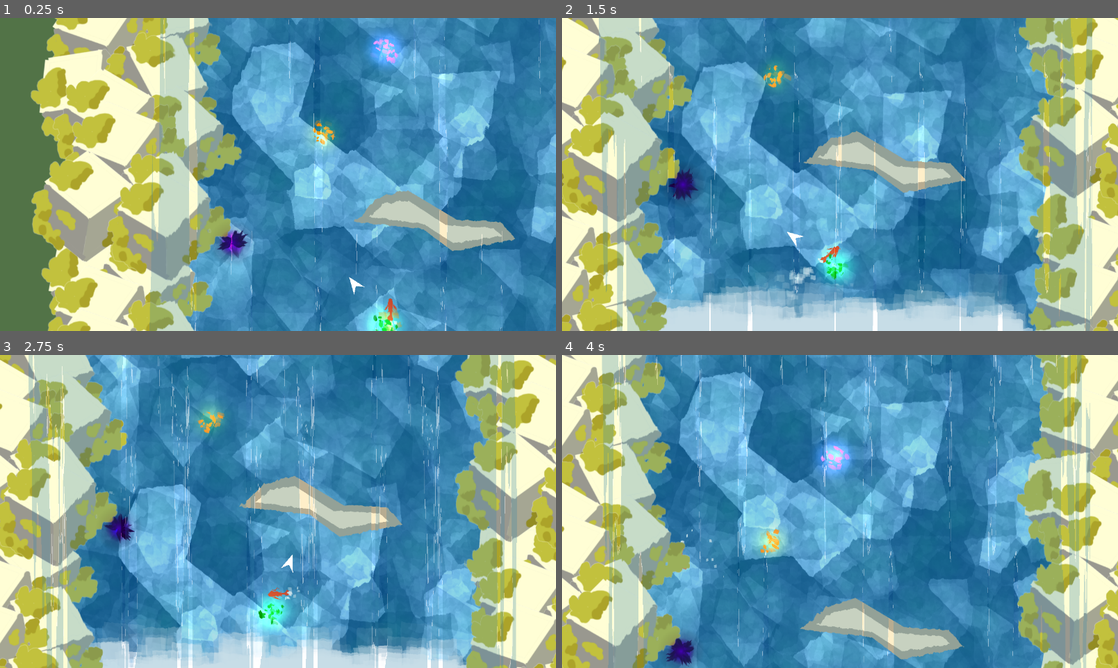
Above: before the commit, frames 1-4 (two rows, left to right).
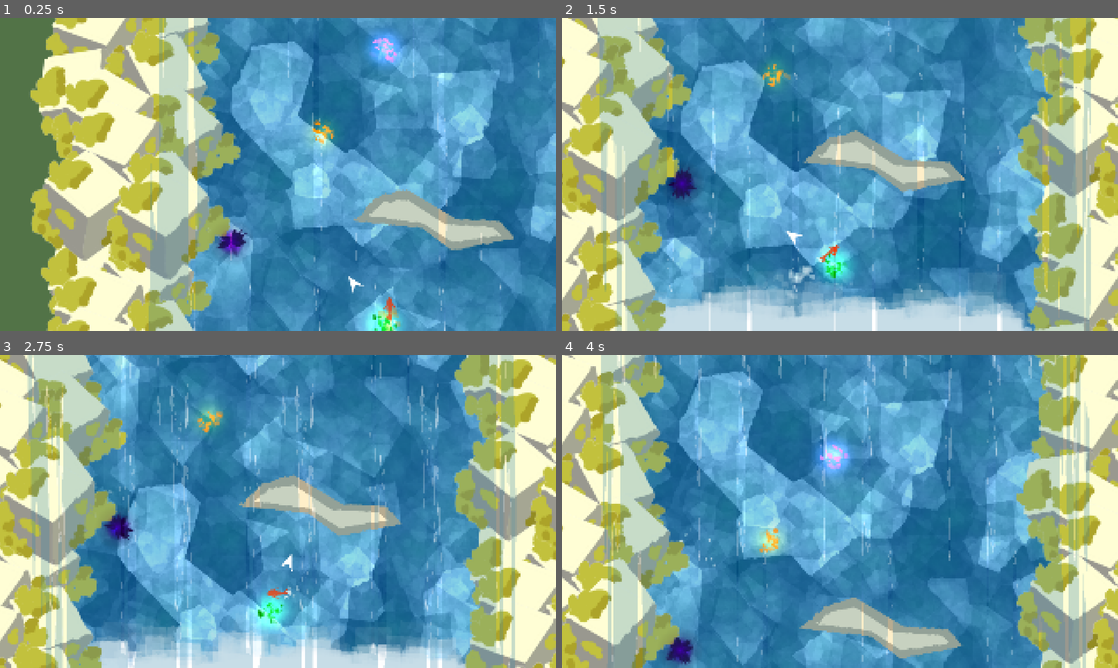
Above: after the commit, the same moments.

Repository: ojaskavathe/cascade
Game: Godot game, scene res://game.tscn
Same seed, same stepped clock (60 frames per second), same inputs: the game is played once before the commit and once after it. The engine's default icon, where the game draws it, is replaced by a stand-in: a white triangle on a blue panel in a dark square.
Inputs (mouse positions are in pixels of both pictures, inside the frame that each line leads up to):
- Up to frame 1 (0.25 s): no input
- Up to frame 2 (1.5 s): move the mouse to (962, 158) at 0.52 s; hold D (right) from 0.53 s (still down); tap Space (jump) at 0.77 s; move the mouse to (728, 190) at 1.27 s
- Up to frame 3 (2.75 s): tap Space (jump) at 1.52 s; move the mouse to (333, 442) at 2.02 s; release D (right) at 2.03 s; hold A (left) from 2.03 s (still down)
- Up to frame 4 (4 s): move the mouse to (812, 574) at 2.77 s; release A (left) at 2.78 s; hold D (right) from 2.78 s (still down); tap Space (jump) at 3.02, 3.77 s; move the mouse to (1006, 558) at 3.52 s

The runs differ from the first frame. In frame 1, 6.7% of the frame differs, in the area x 5-100%, y 0-100%; in frame 2, 8.6%; in frame 3, 10%, in the area x 0-100%, y 0-100%; in frame 4, 8.9%.

Commit message:
Waterfall stuff

Diff:
--- /dev/null
+++ b/assets/shader/pan_hack.gdshader
@@ -0,0 +1,13 @@
+shader_type canvas_item;
+
+uniform vec2 speed = vec2(0.0, -1.0);
+uniform float anchor : hint_range(-1.0,1.0) = -0.5;
+uniform float fov : hint_range(0.01, 1.0) = 0.2;
+
+void fragment() {
+	vec2 uv = UV;
+    uv.y = 5.0 / (abs(uv.y + fov) + 0.1);
+	uv.x += anchor;
+    uv.x *= uv.y * 1.0;
+	COLOR = texture(TEXTURE, mod(UV + TIME * speed, 1.0));
+}
--- a/game.gd
+++ b/game.gd
@@ -59,8 +59,8 @@
 		var tween = get_tree().create_tween()
 		tween.set_parallel();
 
-		tween.tween_property(next_lg, "scale", Vector2.ONE * 1, 1.3).set_trans(Tween.TRANS_SPRING)
+		tween.tween_property(next_lg, "scale", Vector2.ONE * 1, 1.3).set_trans(Tween.TRANS_CUBIC)
 		# tween.tween_property(next_lg, "position", Vector2(next_lg.position.x, next_lg.position.y+240), 1.3).set_trans(Tween.TRANS_SPRING)
-		tween.tween_property(water_plane, "scale", Vector2(1, 0), 1.3).set_trans(Tween.TRANS_SPRING)
+		tween.tween_property(water_plane, "scale", Vector2(1, 0.1), 1.3).set_trans(Tween.TRANS_CUBIC)
 		# tween.tween_property(left_rocks, "position", Vector2(0, left_rocks.position.y), 2).set_trans(Tween.TRANS_CUBIC)
 		# tween.tween_property(right_rocks, "position", Vector2(0, right_rocks.position.y), 2).set_trans(Tween.TRANS_CUBIC)
--- a/game.tscn
+++ b/game.tscn
@@ -38,7 +38,6 @@
 
 [node name="PixelPostProcess" type="CanvasLayer" parent="."]
 layer = 100
-visible = false
 
 [node name="ColorRect" type="ColorRect" parent="PixelPostProcess"]
 material = SubResource("ShaderMaterial_36upk")
--- a/level_group/lg_1.tscn
+++ b/level_group/lg_1.tscn
@@ -1,11 +1,30 @@
-[gd_scene load_steps=7 format=3 uid="uid://dcykdm8vsc242"]
+[gd_scene load_steps=12 format=3 uid="uid://dcykdm8vsc242"]
 
 [ext_resource type="PackedScene" uid="uid://clyk282cyamie" path="res://level/debug_0.tscn" id="1_3gg2f"]
 [ext_resource type="PackedScene" uid="uid://b1c5iccen6h2c" path="res://level/debug_1.tscn" id="2_4byue"]
 [ext_resource type="PackedScene" uid="uid://db6esycu3r0ut" path="res://entity/waterfall/waterfall.tscn" id="4_mr0ug"]
 [ext_resource type="PackedScene" uid="uid://bohi4cl1p4ipa" path="res://entity/waterfall/waterfall_background.tscn" id="5_e8jay"]
 [ext_resource type="PackedScene" uid="uid://ba2n4nf5j2cpv" path="res://entity/object/foam.tscn" id="6_ua02a"]
+[ext_resource type="Shader" path="res://assets/shader/pan_hack.gdshader" id="7_w6ytt"]
 [ext_resource type="PackedScene" uid="uid://468m7kol4t1" path="res://entity/object/rocks.tscn" id="8_f52tn"]
+
+[sub_resource type="ShaderMaterial" id="ShaderMaterial_np3e4"]
+shader = ExtResource("7_w6ytt")
+shader_parameter/speed = Vector2(0, -1)
+shader_parameter/anchor = -0.5
+shader_parameter/fov = 1.0
+
+[sub_resource type="Gradient" id="Gradient_n0qii"]
+offsets = PackedFloat32Array(0, 0.690141)
+colors = PackedColorArray(0.3818, 0.68807, 0.83, 1, 0.0185, 0.258692, 0.37, 1)
+
+[sub_resource type="FastNoiseLite" id="FastNoiseLite_3ym72"]
+noise_type = 2
+cellular_return_type = 0
+
+[sub_resource type="NoiseTexture2D" id="NoiseTexture2D_hbvog"]
+color_ramp = SubResource("Gradient_n0qii")
+noise = SubResource("FastNoiseLite_3ym72")
 
 [node name="LG_1" type="Node2D"]
 scale = Vector2(0.7, 0.7)
@@ -38,6 +57,7 @@
 position = Vector2(-641, -2203)
 
 [node name="Foam" parent="." instance=ExtResource("6_ua02a")]
+z_index = 2
 position = Vector2(-1, -43)
 
 [node name="LeftRocks" type="Node2D" parent="."]
@@ -65,4 +85,6 @@
 
 [node name="waterPlane" type="Polygon2D" parent="."]
 modulate = Color(0.459196, 0.00190405, 0.706767, 1)
+material = SubResource("ShaderMaterial_np3e4")
+texture = SubResource("NoiseTexture2D_hbvog")
 polygon = PackedVector2Array(-450, 0, -720, 240, 720, 240, 450, 0)
Not shown: 1 places in game.tscn that only renumber resources
Not shown: 1 places in level/debug_0.tscn that only renumber resources
